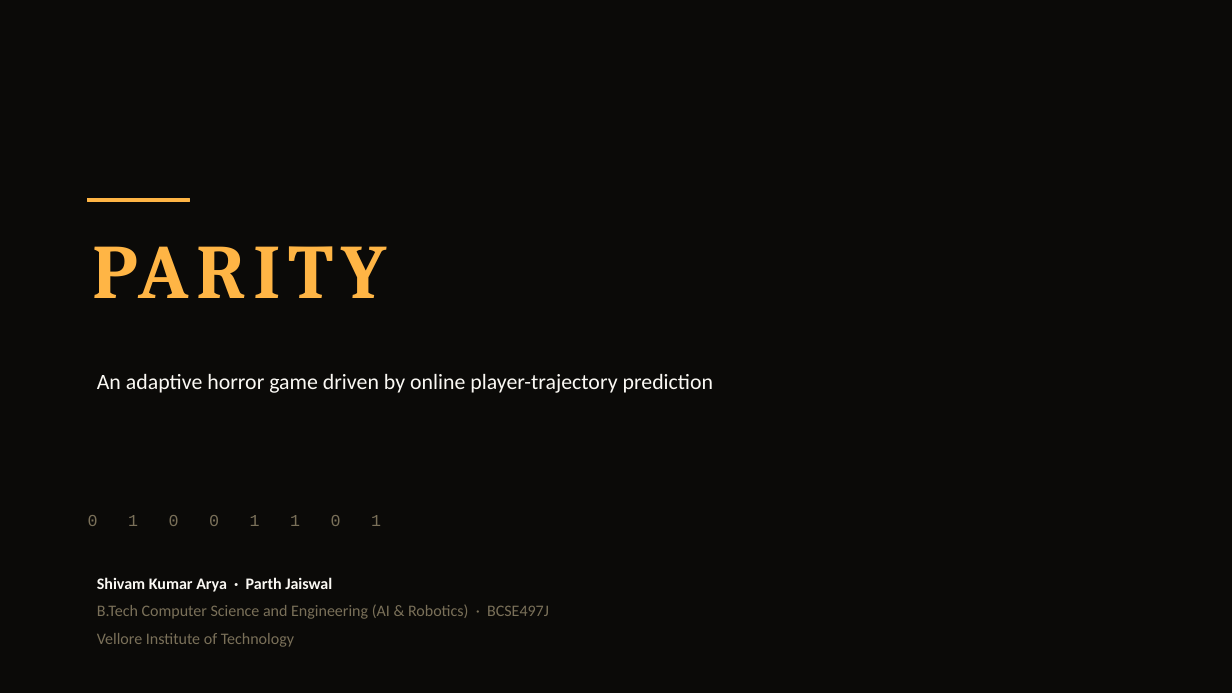
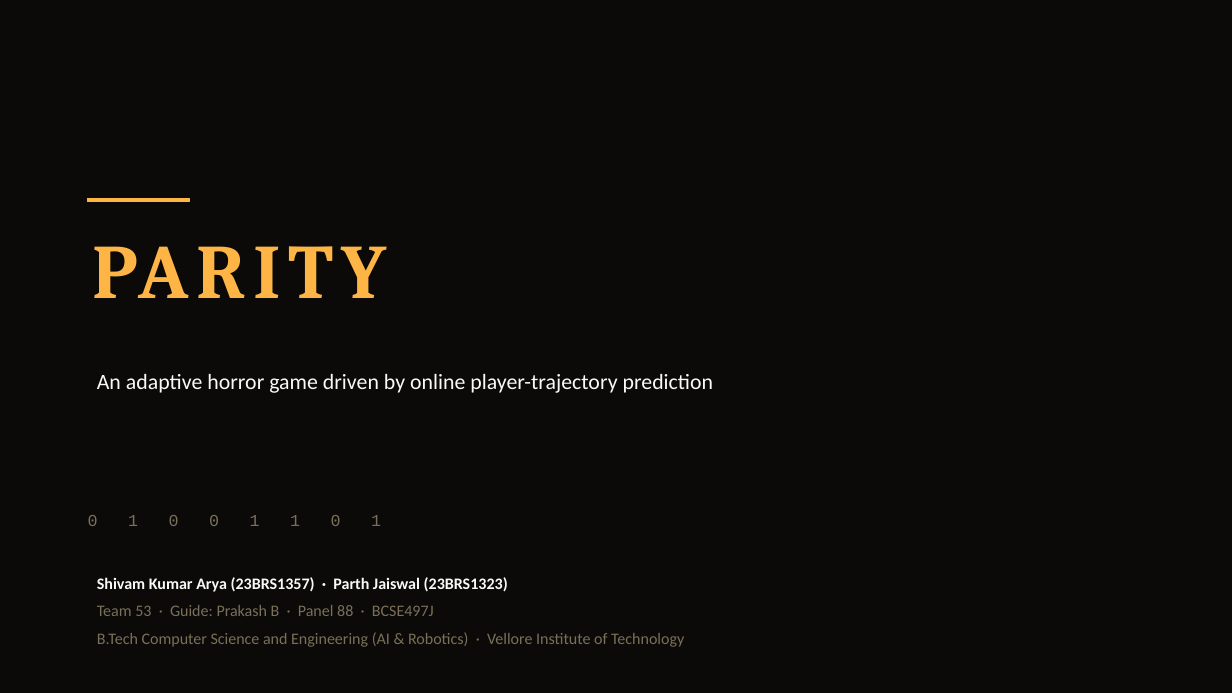
Before and after one commit to Sh1v4mKum4r/parity, a slide deck: slide 1 of docs/PARITY-final-review.pptx. Drawn at 1232x693 pixels with LibreOffice and Linux fonts; fonts in the diff are those of the drawing. Boxes give left, top, right and bottom in pixels: in the first picture for what was removed or moved away, otherwise in the second. Text is boxed around its words. In the diff, an @@ line names an element or a change of style, - is before the commit and + after.

Commit message:
Add a contribution slide and the panel's identifying details
Section 1.7 of the report says the project guidelines require the candidate to
distinguish what was added from what was already there, and Table 1.4 does it
component by component. The deck had no such split - both names on the title
slide and nothing to tell a panel who wrote which half. A new slide mirrors
Table 1.4.

The title slide now carries registration numbers, team, guide and panel, taken
from the allocation sheet. A panel marking twenty teams should not have to ask
who is presenting.

```diff
--- a/docs/PARITY-final-review.pptx
+++ b/docs/PARITY-final-review.pptx
@@ text at bbox=[97, 577, 684, 647]: text changed @@
-Shivam Kumar Arya · Parth Jaiswal
-B.Tech Computer Science and Engineering (AI & Robotics) · BCSE497J
-Vellore Institute of Technology
+Shivam Kumar Arya (23BRS1357) · Parth Jaiswal (23BRS1323)
+Team 53 · Guide: Prakash B · Panel 88 · BCSE497J
+B.Tech Computer Science and Engineering (AI & Robotics) · Vellore Institute of Technology
```
Also in this commit, not shown: 1 slide added, 1 other file.
